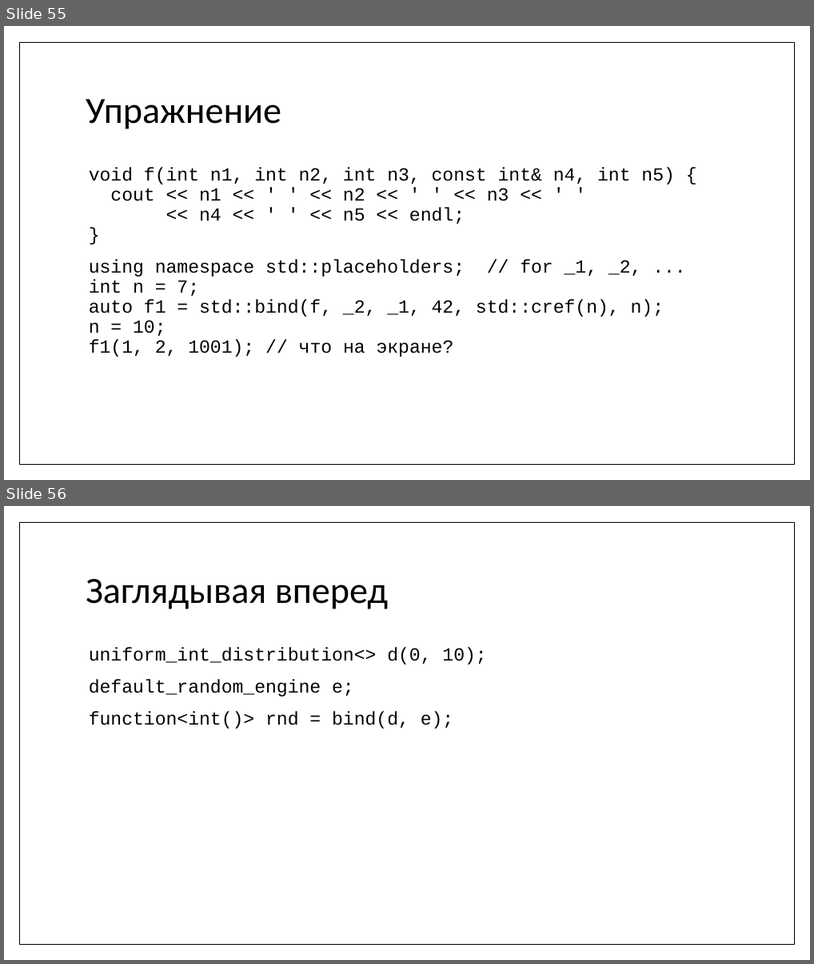
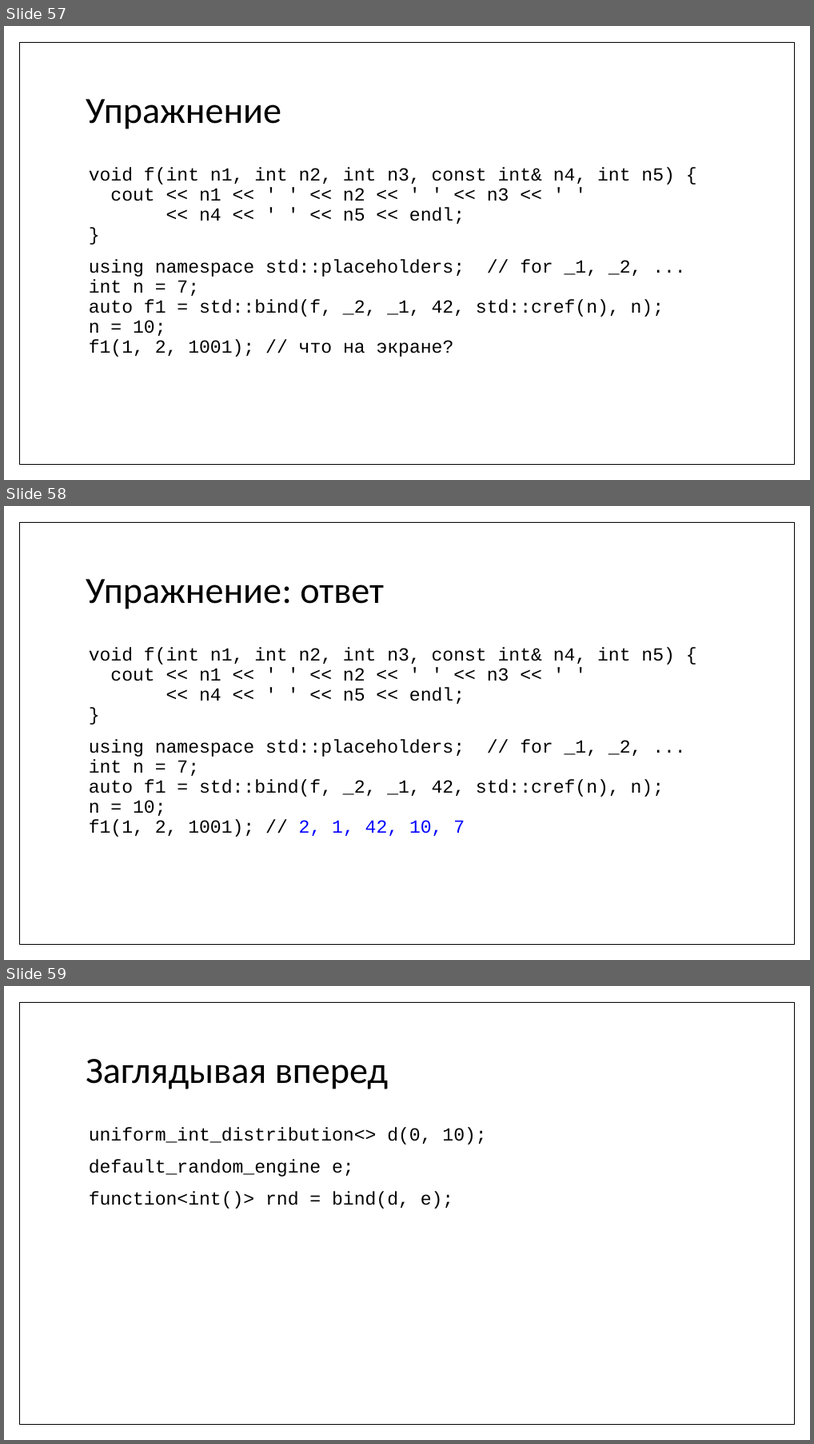
Before and after one commit to MIPT-ILab/cpp-lects-rus, a slide deck: slides/lec2-7-lambdas.pptx. Shown one above the other, each under a label of ours: slides 55 and 56 before the commit, slides 57, 58 and 59 after it. The pictures are 814x964 and 814x1444 pixels, drawn with LibreOffice and Linux fonts; fonts in the diff are those of the drawing. Boxes give left, top, right and bottom in pixels: in the first picture for what was removed or moved away, otherwise in the second. Text is boxed around its words. In the diff, an @@ line names an element or a change of style, - is before the commit and + after.

```diff
--- a/slides/lec2-7-lambdas.pptx
+++ b/slides/lec2-7-lambdas.pptx
@@ slide 58 added at <box>4,506,810,960</box>, background #FFFFFF; not listed: 1 template element that a slide beside it also shows @@
@@ title added at <box>86,579,384,609</box>, 44 pt, text #000000 @@
+Упражнение: ответ
@@ text added at <box>89,648,675,836</box>, 22 pt, text #000000 @@
+void f(int n1, int n2, int n3, const int& n4, int n5) {
+cout << n1 << ' ' << n2 << ' ' << n3 << ' '
+<< n4 << ' ' << n5 << endl;
+}
+using namespace std::placeholders; // for _1, _2, ...
+int n = 7;
+auto f1 = std::bind(f, _2, _1, 42, std::cref(n), n);
+n = 10;
+f1(1, 2, 1001); // 2, 1, 42, 10, 7
@@ what was slide 55 is now slide 57 @@
@@ what was slide 56 is now slide 59 @@
```
Also in this commit, not shown: 6 slides changed, 9 other slides added, 10 other files.
